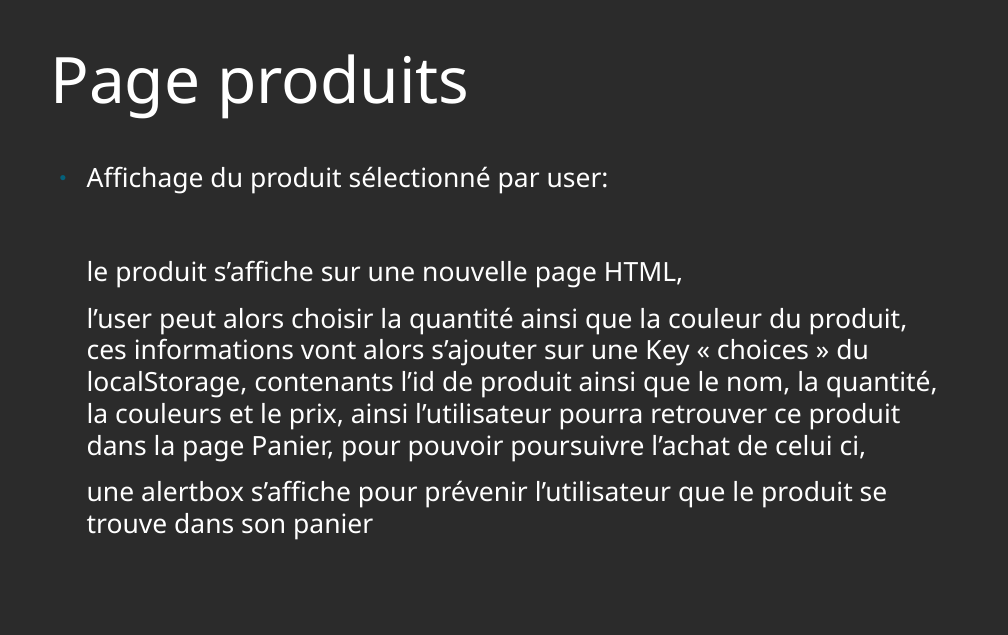
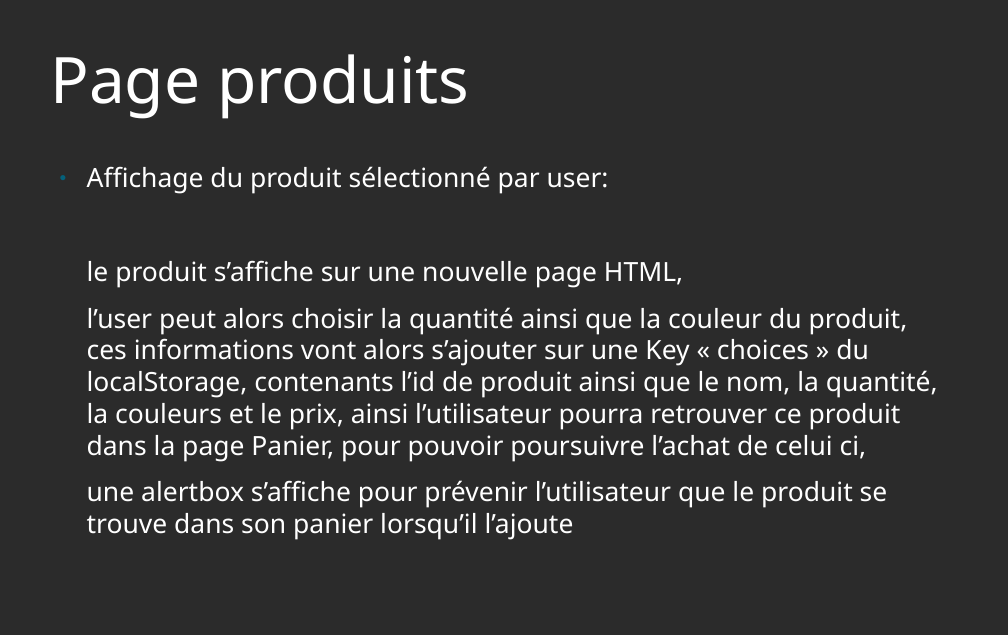
Before and after one commit to Rengodz/MezianeAnis_5_111020, a slide deck: slide 3 of PPT P5 Kanap.odp. Drawn at 1008x635 pixels with LibreOffice and Linux fonts; fonts in the diff are those of the drawing; background and template pictures are left out; a plain dark background stands for a picture behind light text. Boxes give left, top, right and bottom in pixels: in the first picture for what was removed or moved away, otherwise in the second. Text is boxed around its words. In the diff, an @@ line names an element or a change of style, - is before the commit and + after.

```diff
--- a/PPT P5 Kanap.odp
+++ b/PPT P5 Kanap.odp
@@ text at box(87, 480, 888, 540): text changed @@
-une alertbox s’affiche pour prévenir l’utilisateur que le produit se trouve dans son panier
+une alertbox s’affiche pour prévenir l’utilisateur que le produit se trouve dans son panier lorsqu’il l’ajoute
```
Also in this commit, not shown: 3 other slides changed, 1 slide added, 4 other files.
